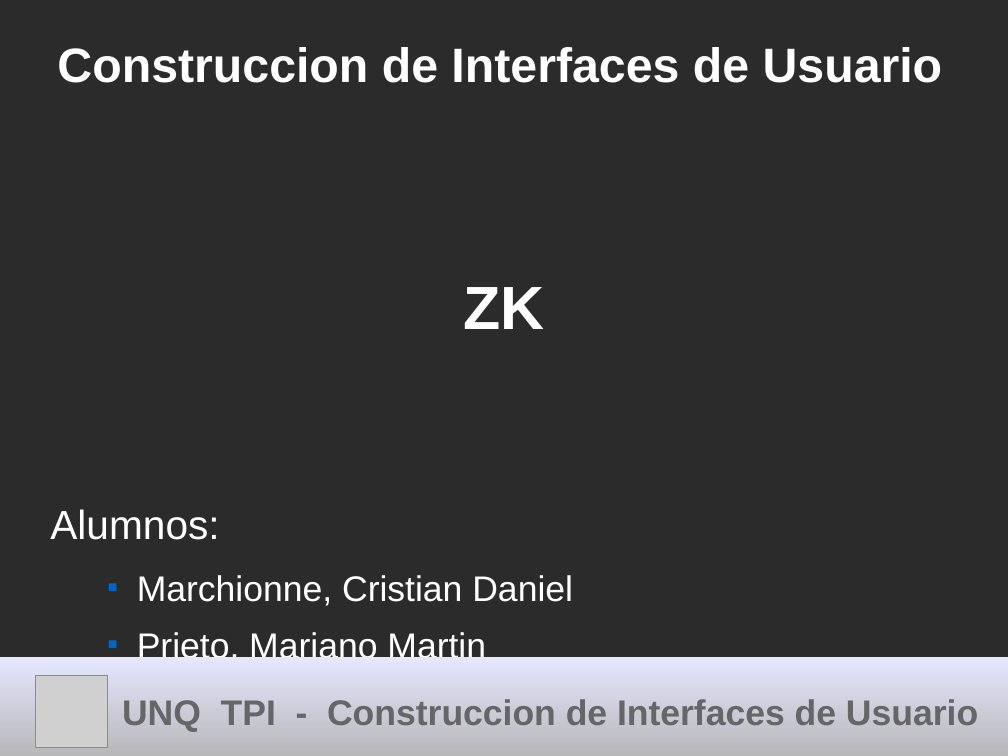
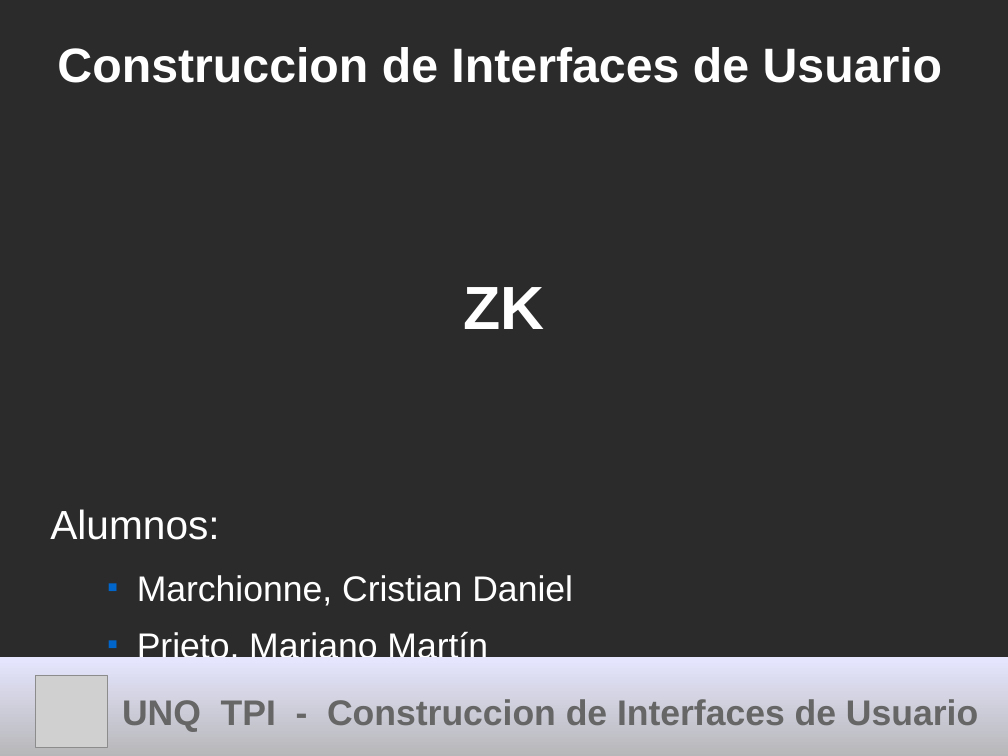
Before and after one commit to cdmarchionne/tpi-ui-tp-esferas, a slide deck: slide 1 of ZK/resources/Presentacion ZK.odp. Drawn at 1008x756 pixels with LibreOffice and Linux fonts; fonts in the diff are those of the drawing; grey boxes stand for pictures; background and template pictures are left out; a plain dark background stands for a picture behind light text. Boxes give left, top, right and bottom in pixels: in the first picture for what was removed or moved away, otherwise in the second. Text is boxed around its words. In the diff, an @@ line names an element or a change of style, - is before the commit and + after.

```diff
--- a/ZK/resources/Presentacion ZK.odp
+++ b/ZK/resources/Presentacion ZK.odp
@@ text at [137,632,488,665]: text changed @@
-  ■ Prieto, Mariano Martin
+  ■ Prieto, Mariano Martín
```
Also in this commit, not shown: 13 other slides changed, 2 slides added, 1 other file.
